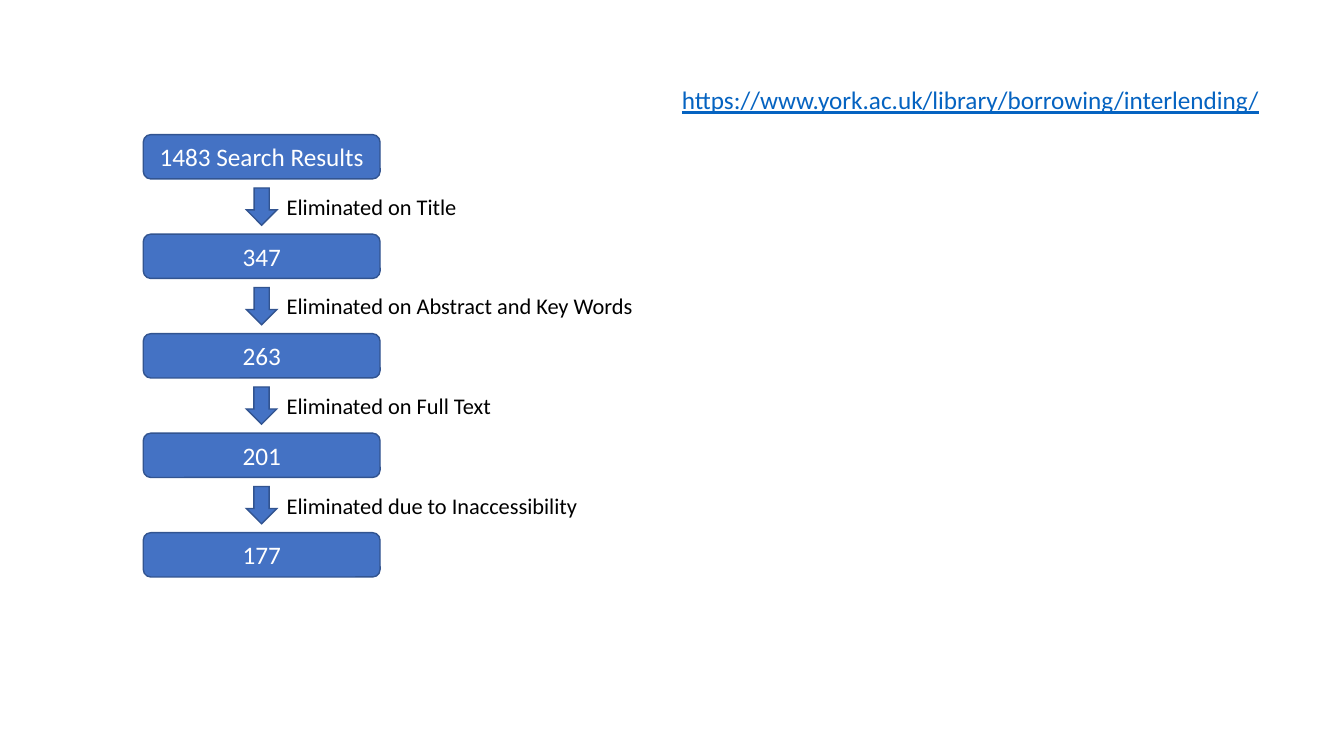
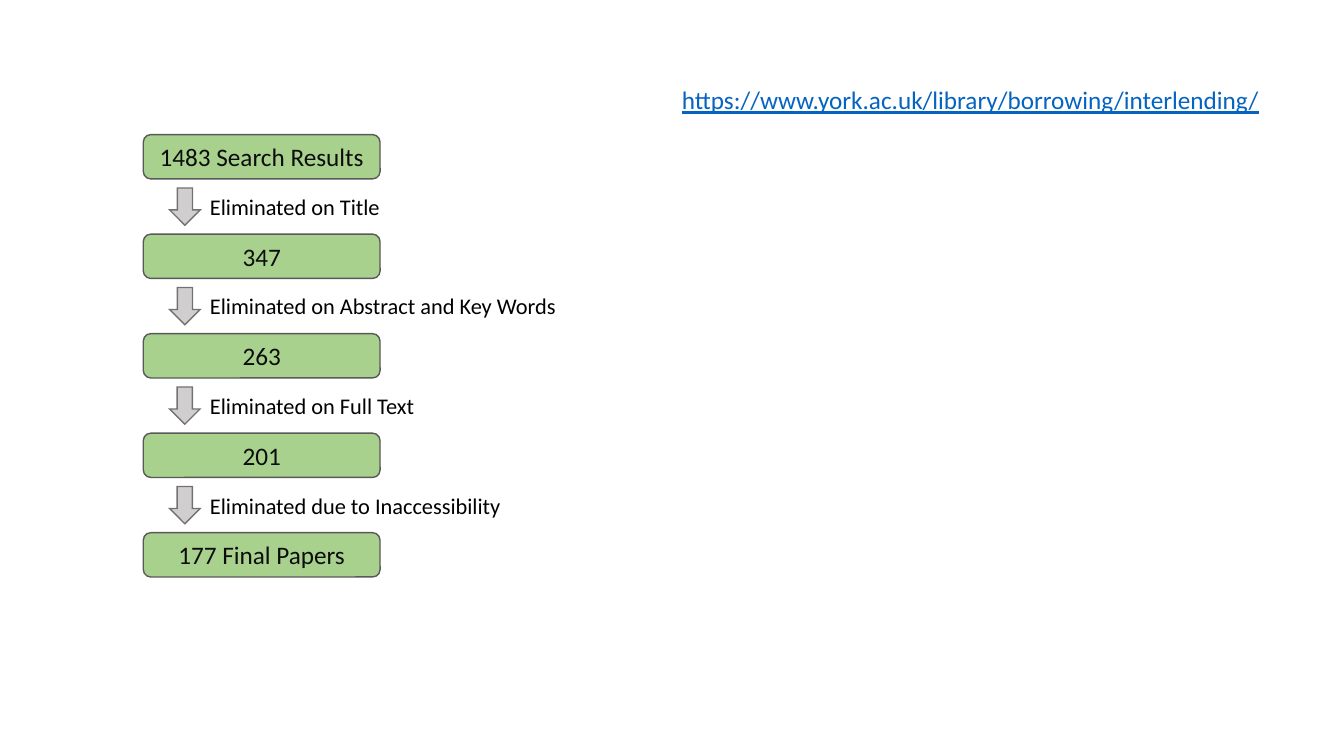
Before and after one commit to JessamyA/AntMetaAnalysis, a slide deck: slide 2 of Report/Graphics.pptx. Drawn at 1344x756 pixels with LibreOffice and Linux fonts; fonts in the diff are those of the drawing. Boxes give left, top, right and bottom in pixels: in the first picture for what was removed or moved away, otherwise in the second. Text is boxed around its words. In the diff, an @@ line names an element or a change of style, - is before the commit and + after.

```diff
--- a/Report/Graphics.pptx
+++ b/Report/Graphics.pptx
@@ 4 texts, 4 down arrows: place and size @@
-4 texts, 4 down arrows at [246,188,633,524]
+4 texts, 4 down arrows at [169,188,556,524]
@@ fill #4472C4 to #D0CECE; outline #325491 1 pt to #767171 1 pt in 4 elements at [169,287,200,325], [169,188,200,225], [169,487,200,524], [169,387,200,424] @@
@@ text colour #FFFFFF to #0D0D0D; fill #4472C4 to #A9D18E; outline #325491 1 pt to #595959 1 pt in 4 elements at [143,135,380,179], [143,234,380,278], [143,334,380,378], [143,434,380,478] @@
@@ rounded rectangle "177 Final Papers" at [143,533,380,578]: fill #4472C4 to #A9D18E; outline #325491 1 pt to #595959 1 pt @@
@@ text in rounded rectangle at [178,546,345,568]: text changed; text colour #FFFFFF to #0D0D0D @@
-177
+177 Final Papers
```
Also in this commit, not shown: 6 other files.
